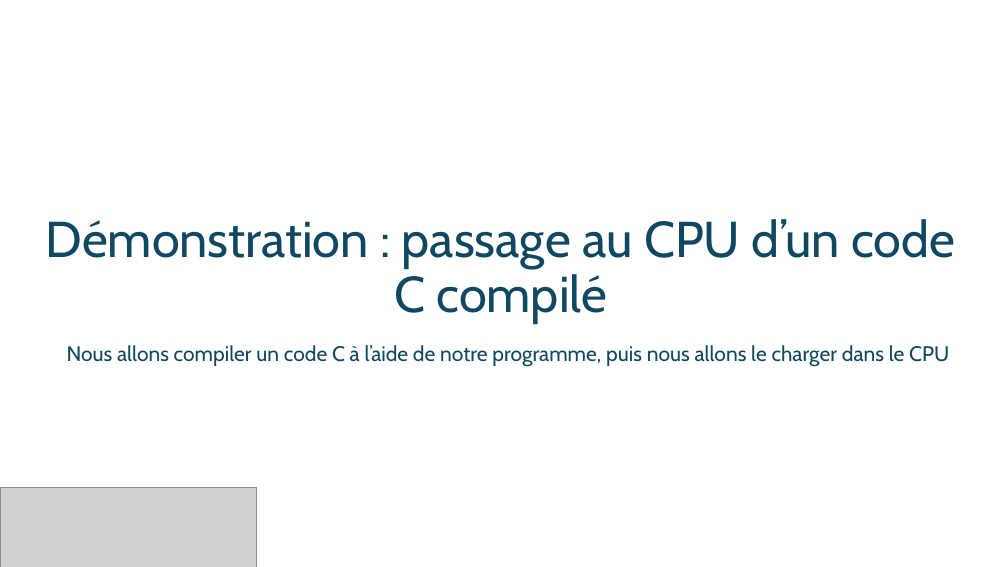
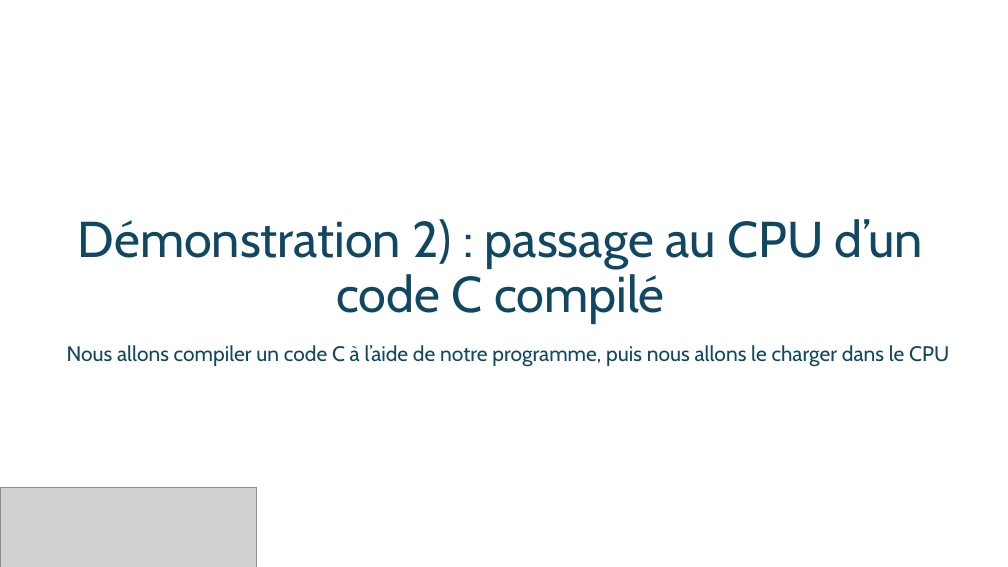
Before and after one commit to Other-Project/SI3-PARM, a slide deck: slide 10 of docs/SI3 – PARM Project - ArchiPoly.pptx (slide 8 before the commit). Drawn at 1008x567 pixels with LibreOffice and Linux fonts; fonts in the diff are those of the drawing; grey boxes stand for pictures. Boxes give left, top, right and bottom in pixels: in the first picture for what was removed or moved away, otherwise in the second. Text is boxed around its words. In the diff, an @@ line names an element or a change of style, - is before the commit and + after.

```diff
--- a/docs/SI3 – PARM Project - ArchiPoly.pptx
+++ b/docs/SI3 – PARM Project - ArchiPoly.pptx
@@ title at (78,219,923,323): text changed @@
-Démonstration : passage au CPU d’un code C compilé
+Démonstration 2) : passage au CPU d’un code C compilé
```
Also in this commit, not shown: 8 other slides changed, 1 slide added, 1 other file.
